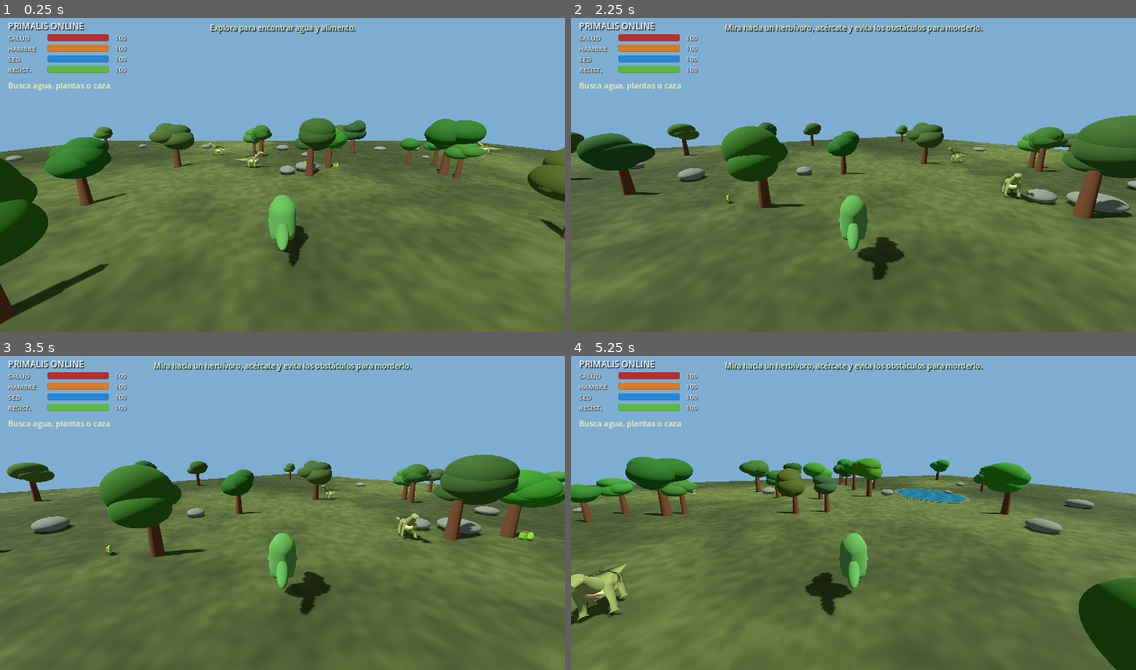
Above: before the commit, frames 1-4 (two rows, left to right).
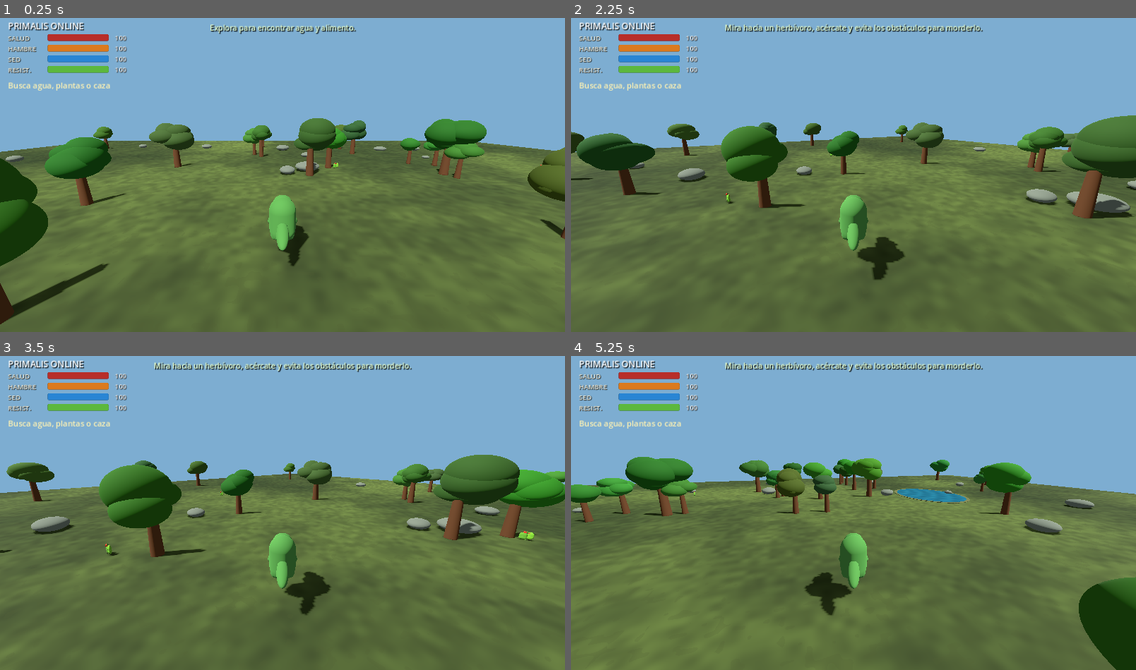
Above: after the commit, the same moments.

Repository: misael546/PrimalisOnline
Game: Godot game, scene res://scenes/main.tscn
Two runs of this game, one before a commit and one after it. Both use one fixed random seed, a clock stepped at 60 frames per second and the inputs below.
Inputs (mouse positions are in pixels of both pictures, inside the frame that each line leads up to):
- Up to frame 1 (0.25 s): no input
- Up to frame 2 (2.25 s): tap Enter at 0.5 s; move the mouse to (977, 156) at 0.52 s; hold D (move_right) 0.53-1.25 s; tap E at 0.6, 2.1 s; click (977, 156) at 0.67 s; tap Space at 0.77, 2 s; drag from (740, 187) to (825, 237) at 1.27 s; move the mouse to (910, 102) at 2.02 s; hold D (move_right) from 2.03 s (still down)
- Up to frame 3 (3.5 s): release D (move_right) at 2.75 s; drag from (254, 575) to (113, 462) at 2.77 s
- Up to frame 4 (5.25 s): move the mouse to (1023, 560) at 3.52 s; hold A (move_left) 3.53-4.25 s; tap E at 3.6, 5.1 s; tap Space at 3.77 s; drag from (684, 462) to (768, 431) at 4.27 s; tap Enter at 5 s; move the mouse to (881, 509) at 5.02 s; hold S (move_back) from 5.03 s (still down); click (881, 509) at 5.17 s

The runs differ from the first frame. In frame 1, 0.2% of the frame differs, in the area x 36-89%, y 39-48%; in frame 2, 0.3%; in frame 3, 0.3%; in frame 4, 1.2%, in the area x 0-11%, y 66-86%.

Commit message:
refactor: use licensed animated wildlife models without procedural fallback

Diff:
--- a/scripts/wild_dinosaur.gd
+++ b/scripts/wild_dinosaur.gd
@@ -1,6 +1,6 @@
 extends CharacterBody3D
 
-## Lightweight roaming herbivore for the mobile survival prototype.
+## Wildlife behavior controller. Creature visuals come from licensed external GLBs.
 @export var walk_speed: float = 1.7
 @export var flee_speed: float = 4.0
 @export var notice_distance: float = 7.0
@@ -11,10 +11,8 @@
 var decision_timer: float = 0.0
 var flee_timer: float = 0.0
 var flee_direction := Vector3.ZERO
-var animation_clock: float = 0.0
-var legs: Array[MeshInstance3D] = []
-var tail_mesh: MeshInstance3D
 var species_asset_path: String = "res://assets/dinos/Stegosaurus.glb"
+var species_target_height: float = 1.5
 var imported_model_active: bool = false
 var imported_model_info: Dictionary = {}
 var imported_animation_time: float = 0.0
@@ -44,113 +42,15 @@
 	add_child(collision)
 
 func _build_visual() -> void:
-	# Use an imported, animated herbivore when the optional build-time asset exists.
-	imported_model_info = PrimalisDinoAssetLoader.attach_model(self, species_asset_path, 1.4, PI, -0.75)
-	if not imported_model_info.is_empty():
-		imported_model_active = true
-		PrimalisDinoAssetLoader.set_segment(imported_model_info, "idle", 0.0)
+	imported_model_info = PrimalisDinoAssetLoader.attach_model(self, species_asset_path, species_target_height, PI, -0.75)
+	if imported_model_info.is_empty():
+		push_error("Required licensed herbivore model failed to load: %s" % species_asset_path)
 		return
-	var skin := _dino_material(Color(0.39, 0.43, 0.22))
-	var belly := _dino_material(Color(0.62, 0.55, 0.37))
-	var dark := _dino_material(Color(0.20, 0.25, 0.12))
-	var eye_material := _dino_material(Color(0.92, 0.68, 0.20))
-
-	_add_mesh("Torso", _tube_z(
-		[Vector3(0,0,-0.58),Vector3(0,0.02,-0.35),Vector3(0,0,0.02),Vector3(0,-0.01,0.32),Vector3(0,-0.04,0.58)],
-		[Vector2(0.12,0.13),Vector2(0.31,0.30),Vector2(0.42,0.36),Vector2(0.34,0.30),Vector2(0.15,0.16)], 12),
-		Vector3.ZERO, skin)
-	_add_mesh("Belly", _tube_z(
-		[Vector3(0,0,-0.28),Vector3(0,0,0.02),Vector3(0,-0.01,0.30)],
-		[Vector2(0.22,0.12),Vector2(0.30,0.13),Vector2(0.21,0.11)], 10),
-		Vector3(0,-0.10,0), belly)
-	_add_mesh("Neck", _tube_z(
-		[Vector3(0,0.03,0.02),Vector3(0,0.13,-0.12),Vector3(0,0.30,-0.28),Vector3(0,0.43,-0.43),Vector3(0,0.46,-0.55)],
-		[Vector2(0.25,0.26),Vector2(0.22,0.22),Vector2(0.17,0.18),Vector2(0.14,0.15),Vector2(0.12,0.12)], 12),
-		Vector3(0,0.14,-0.36), skin)
-	_add_mesh("Skull", _tube_z(
-		[Vector3(0,0,0.02),Vector3(0,0,-0.12),Vector3(0,-0.01,-0.27),Vector3(0,-0.03,-0.39)],
-		[Vector2(0.14,0.13),Vector2(0.17,0.14),Vector2(0.13,0.10),Vector2(0.08,0.07)], 10),
-		Vector3(0,0.60,-0.77), skin)
-	_add_mesh("Jaw", _tube_z(
-		[Vector3(0,0,0.01),Vector3(0,0,-0.13),Vector3(0,0,-0.28)],
-		[Vector2(0.10,0.05),Vector2(0.11,0.05),Vector2(0.06,0.035)], 8),
-		Vector3(0,0.52,-0.80), dark)
-	tail_mesh = _add_mesh("Tail", _tube_z(
-		[Vector3(0,0,0),Vector3(0,0,0.24),Vector3(0,-0.02,0.48),Vector3(0,-0.05,0.76),Vector3(0,-0.08,1.02),Vector3(0,-0.10,1.24)],
-		[Vector2(0.25,0.23),Vector2(0.20,0.19),Vector2(0.14,0.14),Vector2(0.09,0.09),Vector2(0.045,0.05),Vector2(0.008,0.012)], 10),
-		Vector3(0,-0.03,0.43), skin)
-
-	# Four narrow, tapered legs create a quadruped silhouette without toy-like spheres.
-	for side in [-1.0, 1.0]:
-		for fore in [true, false]:
-			var z_offset := -0.30 if fore else 0.34
-			var leg := _add_mesh("Leg", _tube_y(
-				[Vector3(0,0.08,0),Vector3(side*0.015,-0.14,-0.01),Vector3(side*0.035,-0.39,-0.03),Vector3(side*0.05,-0.61,-0.09),Vector3(side*0.05,-0.69,-0.16)],
-				[Vector2(0.12,0.12),Vector2(0.105,0.10),Vector2(0.075,0.075),Vector2(0.075,0.08),Vector2(0.12,0.14)], 8),
-				Vector3(side*0.26,-0.02,z_offset), skin)
-			legs.append(leg)
-
-	# Small plates and eyes add definition but remain inexpensive for phones.
-	for i in range(5):
-		var z := -0.23 + float(i) * 0.17
-		_add_mesh("DorsalRidge", _tube_y(
-			[Vector3(0,0,0),Vector3(0,0.07,0),Vector3(0,0.11,0.01)],
-			[Vector2(0.045,0.04),Vector2(0.028,0.025),Vector2(0.002,0.002)], 6),
-			Vector3(0,0.30,z), dark)
-	for side in [-1.0, 1.0]:
-		_add_mesh("Eye", _tube_z(
-			[Vector3(0,0,0),Vector3(0,0,-0.02)],
-			[Vector2(0.025,0.025),Vector2(0.018,0.018)], 8),
-			Vector3(side*0.13,0.63,-0.94), eye_material)
-
-func _add_mesh(part_name: String, mesh_data: ArrayMesh, at: Vector3, material: Material) -> MeshInstance3D:
-	var part := MeshInstance3D.new()
-	part.name = part_name
-	part.mesh = mesh_data
-	part.position = at
-	part.material_override = material
-	add_child(part)
-	return part
-
-func _dino_material(color: Color) -> StandardMaterial3D:
-	var material := StandardMaterial3D.new()
-	material.albedo_color = color
-	material.roughness = 0.88
-	return material
-
-func _tube_z(points: Array, radii: Array, sides: int) -> ArrayMesh:
-	return _tube_mesh(points, radii, sides, true)
-
-func _tube_y(points: Array, radii: Array, sides: int) -> ArrayMesh:
-	return _tube_mesh(points, radii, sides, false)
-
-func _tube_mesh(points: Array, radii: Array, sides: int, along_z: bool) -> ArrayMesh:
-	var surface := SurfaceTool.new()
-	surface.begin(Mesh.PRIMITIVE_TRIANGLES)
-	for ring in range(points.size() - 1):
-		for j in range(sides):
-			var a0 := TAU * float(j) / float(sides)
-			var a1 := TAU * float(j + 1) / float(sides)
-			var p00 := _ring_point(points[ring], radii[ring], a0, along_z)
-			var p01 := _ring_point(points[ring], radii[ring], a1, along_z)
-			var p10 := _ring_point(points[ring + 1], radii[ring + 1], a0, along_z)
-			var p11 := _ring_point(points[ring + 1], radii[ring + 1], a1, along_z)
-			surface.add_vertex(p00)
-			surface.add_vertex(p11)
-			surface.add_vertex(p10)
-			surface.add_vertex(p00)
-			surface.add_vertex(p01)
-			surface.add_vertex(p11)
-	surface.generate_normals()
-	return surface.commit()
-
-func _ring_point(center: Vector3, radius: Vector2, angle: float, along_z: bool) -> Vector3:
-	if along_z:
-		return center + Vector3(cos(angle) * radius.x, sin(angle) * radius.y, 0)
-	return center + Vector3(cos(angle) * radius.x, 0, sin(angle) * radius.y)
+	imported_model_active = true
+	PrimalisDinoAssetLoader.set_segment(imported_model_info, "idle", 0.0)
 
 func _pick_destination() -> void:
-	wander_destination = Vector3(rng.randf_range(-27.0, 27.0), global_position.y, rng.randf_range(-27.0, 27.0))
+	wander_destination = Vector3(rng.randf_range(-64.0, 64.0), global_position.y, rng.randf_range(-64.0, 64.0))
 	decision_timer = rng.randf_range(3.0, 6.0)
 
 func receive_damage(amount: float, source: Node3D = null) -> void:
@@ -226,7 +126,7 @@
 			move_dir = to_destination.normalized()
 
 	# Turn back toward the playable area if the creature is pushed near an edge.
-	if absf(global_position.x) > 32.0 or absf(global_position.z) > 32.0:
+	if absf(global_position.x) > 74.0 or absf(global_position.z) > 74.0:
 		var inward := Vector3(-global_position.x, 0.0, -global_position.z)
 		move_dir = inward.normalized()
 		current_speed = walk_speed
@@ -235,25 +135,13 @@
 		velocity.x = move_dir.x * current_speed
 		velocity.z = move_dir.z * current_speed
 		rotation.y = lerp_angle(rotation.y, atan2(-move_dir.x, -move_dir.z), 5.0 * delta)
-		animation_clock += delta * (8.0 if current_speed > walk_speed else 4.0)
-		if imported_model_active:
-			imported_animation_time += delta
-			PrimalisDinoAssetLoader.set_segment(imported_model_info, "walk", imported_animation_time)
-		else:
-			for i in range(legs.size()):
-				var phase := PI if i == 1 or i == 2 else 0.0
-				legs[i].rotation.x = sin(animation_clock + phase) * (0.12 if current_speed == walk_speed else 0.22)
-			if is_instance_valid(tail_mesh):
-				tail_mesh.rotation.y = sin(animation_clock * 0.55) * 0.10
+		imported_animation_time += delta
+		PrimalisDinoAssetLoader.set_segment(imported_model_info, "walk", imported_animation_time)
 	else:
 		velocity.x = move_toward(velocity.x, 0.0, walk_speed * 3.0 * delta)
 		velocity.z = move_toward(velocity.z, 0.0, walk_speed * 3.0 * delta)
-		if imported_model_active:
-			imported_animation_time += delta
-			PrimalisDinoAssetLoader.set_segment(imported_model_info, "idle", imported_animation_time)
-		else:
-			for leg in legs:
-				leg.rotation.x = move_toward(leg.rotation.x, 0.0, 2.0 * delta)
+		imported_animation_time += delta
+		PrimalisDinoAssetLoader.set_segment(imported_model_info, "idle", imported_animation_time)
 
 	if not is_on_floor():
 		velocity.y -= 18.0 * delta
